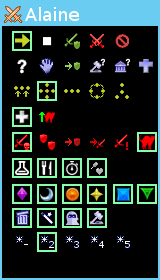
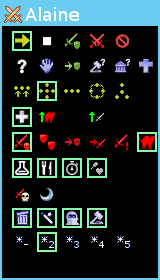
Layer changes from the first 160px x 280px image to the second:
hid "Row 7 Button 6" over [137, 184, 157, 204]
hid "Row 7 Button 5" over [113, 184, 133, 204]
hid "Row 7 Button 4" over [87, 184, 107, 204]
hid "Row 7 Button 3" over [62, 184, 82, 204]
hid "Row 7 Button 2" over [37, 184, 57, 204]
hid "Row 7 Button 1" over [12, 184, 32, 204]
hid "btn rti diamond" over [15, 187, 30, 202]
hid "btn rti triangle" over [139, 187, 155, 201]
hid "btn rti square" over [116, 187, 131, 202]
hid "btn rti star" over [89, 187, 104, 202]
hid "btn rti circle" over [65, 187, 80, 202]
showed "btn: rti skull", painted on it over [15, 187, 30, 202]
showed "btn: bdps" over [89, 112, 105, 122]
